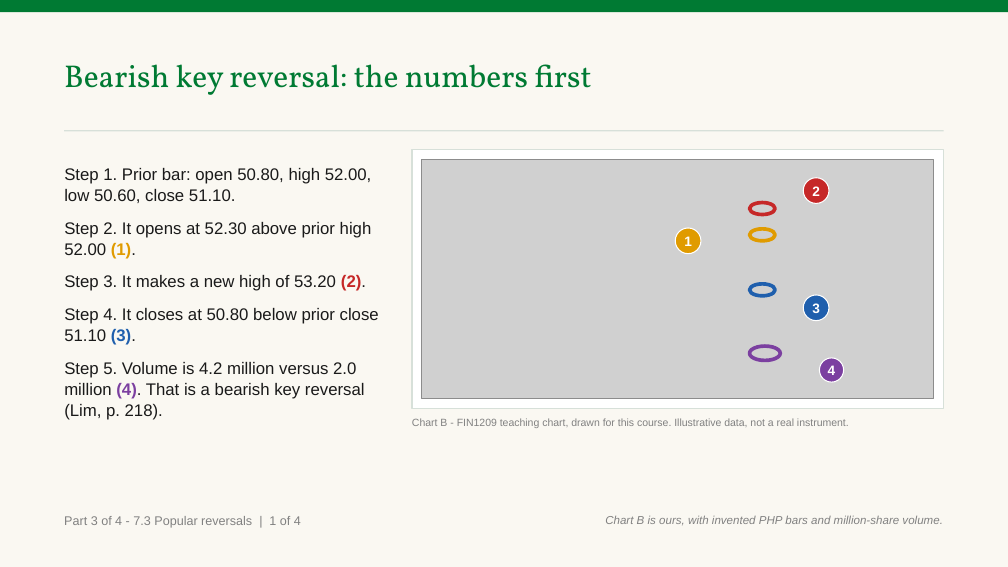
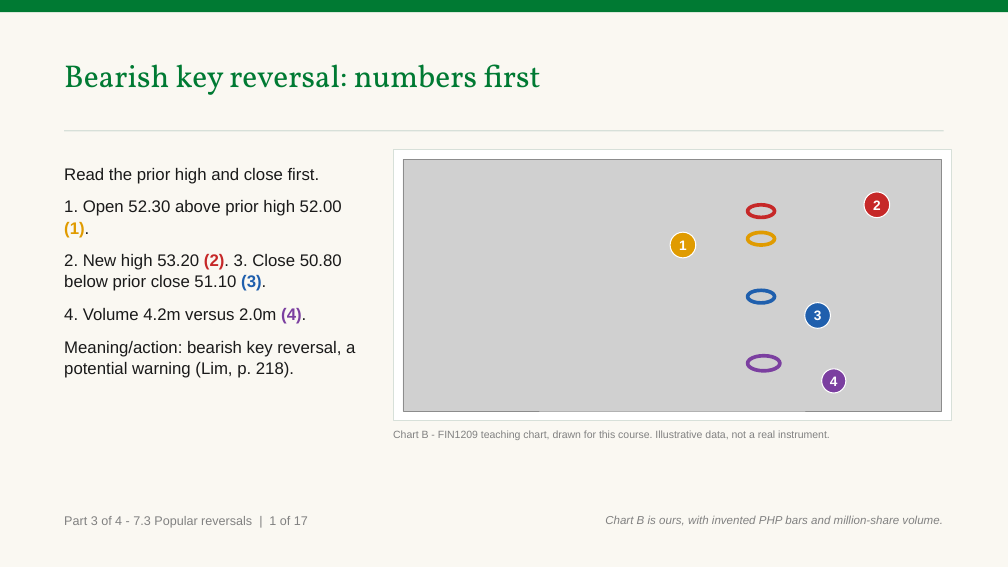
Before and after one commit to benjiesotelo-sudo/Telos_FIN1209, a slide deck: slide 20 of chapter-07/FIN1209-Chapter-07.pptx. Drawn at 1008x567 pixels with LibreOffice and Linux fonts; fonts in the diff are those of the drawing; grey boxes stand for pictures. Boxes give left, top, right and bottom in pixels: in the first picture for what was removed or moved away, otherwise in the second. Text is boxed around its words. In the diff, an @@ line names an element or a change of style, - is before the commit and + after.

Commit message:
Chapter 7 Part 3: key reversal through island reversal (#35)
* Build Chapter 7 Part 3 reversal patterns

* Fix Chapter 7 Part 3 reader findings

* Fix Chapter 7 Part 3 second reader findings

* Build Chapter 7 Part 3 reversal slides

* Clarify key reversal teaching sequence

* Refine Chapter 7 reversal teaching slides

* Fix fifth-read Chapter 7 slide mappings

* Resolve Chapter 7 rebase chart namespaces

* Keep fifth-read fix within Part 3 range

* Rebuild Chapter 7 deck after Part 4 merge

* Improve Chapter 7 chart projection readability

* Polish Chapter 7 chart mark labels

```diff
--- a/chapter-07/FIN1209-Chapter-07.pptx
+++ b/chapter-07/FIN1209-Chapter-07.pptx
@@ text at (64,64,540,95): text changed @@
-Bearish key reversal: the numbers first
+Bearish key reversal: numbers first
@@ text at (64,168,355,378): text changed @@
-Step 1. Prior bar: open 50.80, high 52.00, low 50.60, close 51.10.
-Step 2. It opens at 52.30 above prior high 52.00 (1).
-Step 3. It makes a new high of 53.20 (2).
-Step 4. It closes at 50.80 below prior close 51.10 (3).
-Step 5. Volume is 4.2 million versus 2.0 million (4). That is a bearish key reversal (Lim, p. 218).
+Read the prior high and close first.
+1. Open 52.30 above prior high 52.00 (1).
+2. New high 53.20 (2). 3. Close 50.80 below prior close 51.10 (3).
+4. Volume 4.2m versus 2.0m (4).
+Meaning/action: bearish key reversal, a potential warning (Lim, p. 218).
@@ rectangle: place and size @@
-rectangle at (412,150,944,408)
+rectangle at (393,150,951,421)
@@ picture: place and size @@
-picture at (422,160,934,399)
+picture at (403,160,941,411)
@@ ellipse "2": place and size @@
-ellipse "2" at (804,178,830,203)
+ellipse "2" at (864,192,890,218)
@@ ellipse "1": place and size @@
-ellipse "1" at (675,228,701,254)
+ellipse "1" at (670,232,696,258)
@@ 3 ellipses: place and size @@
-3 ellipses at (749,229,830,321)
+3 ellipses at (748,232,830,328)
@@ ellipse: place and size @@
-ellipse at (749,346,780,361)
+ellipse at (748,356,780,371)
@@ ellipse "4": place and size @@
-ellipse "4" at (820,358,844,382)
+ellipse "4" at (822,369,846,393)
@@ text "Chart B - FIN1209 teaching ...": place and size @@
-text "Chart B - FIN1209 teaching ..." at (412,418,849,428)
+text "Chart B - FIN1209 teaching ..." at (393,430,830,440)
@@ text at (64,516,308,528): text changed @@
-Part 3 of 4 - 7.3 Popular reversals | 1 of 4
+Part 3 of 4 - 7.3 Popular reversals | 1 of 17
```
Also in this commit, not shown: 12 other slides changed, 17 slides added, 2 other files.
